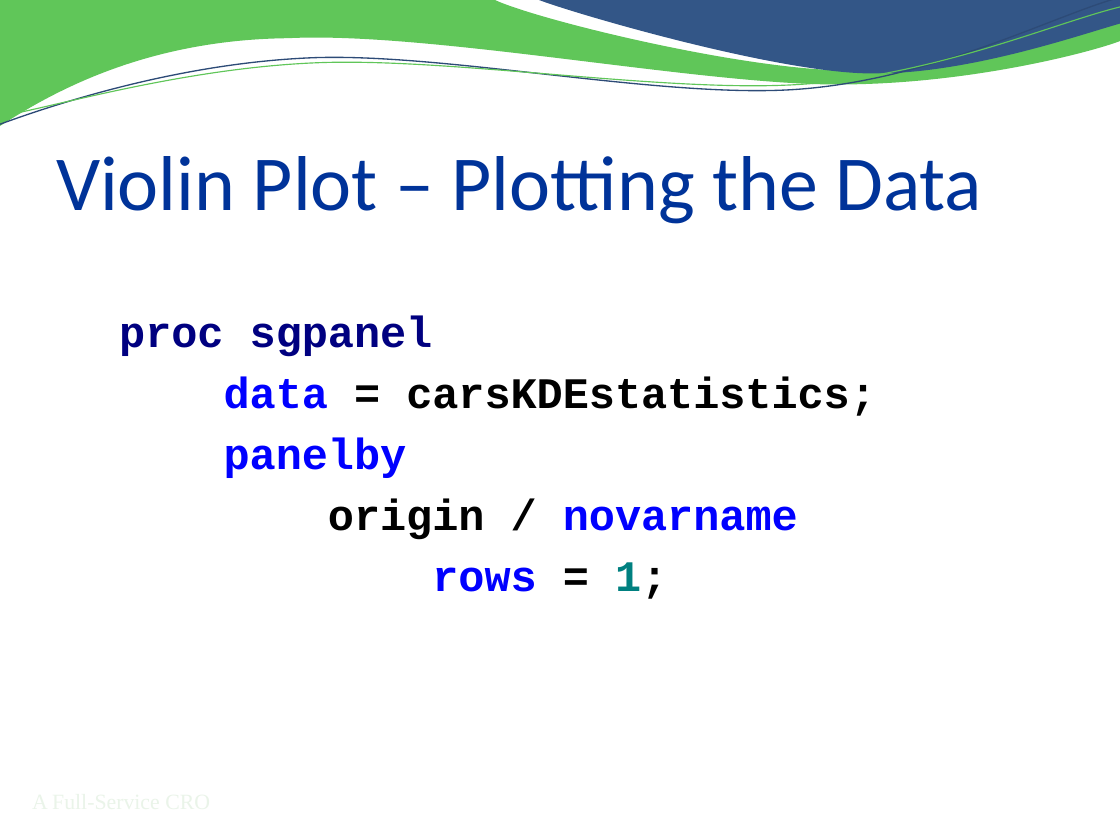
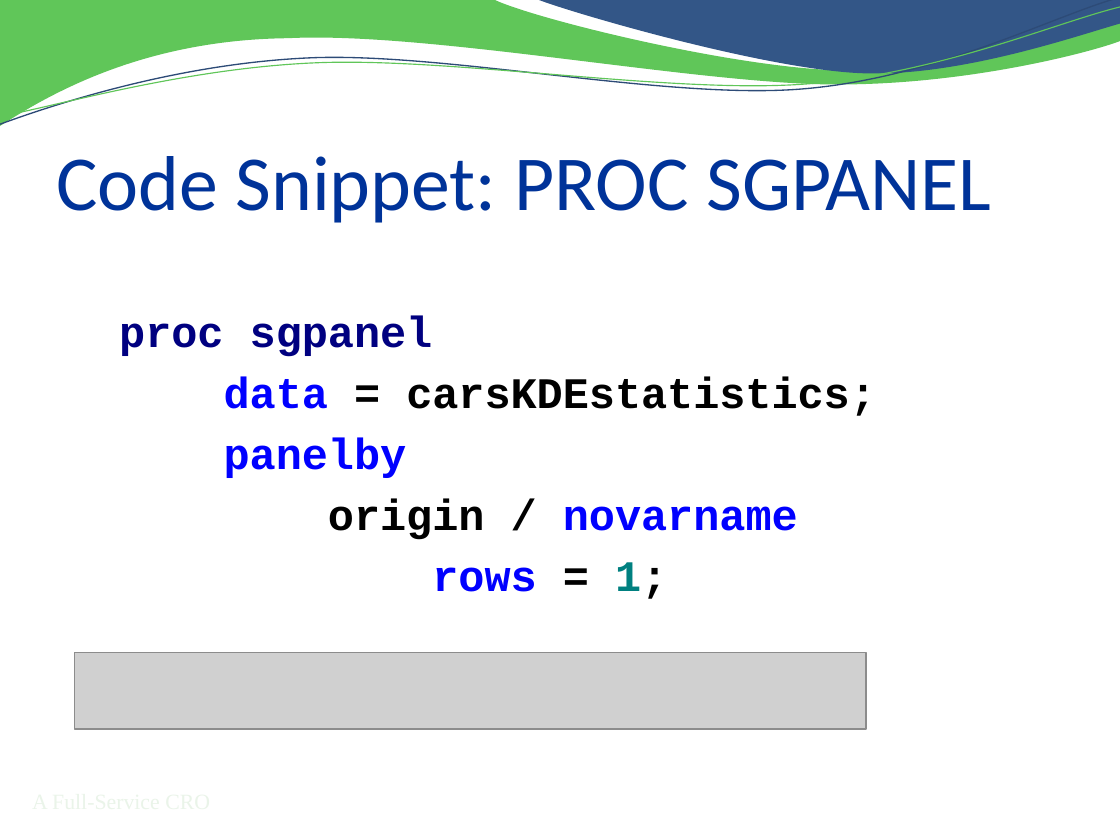
Before and after one commit to RhoInc/sas-violinPlot, a slide deck: slide 15 of doc/Presentation.pptx. Drawn at 1120x840 pixels with LibreOffice and Linux fonts; fonts in the diff are those of the drawing; grey boxes stand for pictures; background and template pictures are left out. Boxes give left, top, right and bottom in pixels: in the first picture for what was removed or moved away, otherwise in the second. Text is boxed around its words. In the diff, an @@ line names an element or a change of style, - is before the commit and + after.

```diff
--- a/doc/Presentation.pptx
+++ b/doc/Presentation.pptx
@@ title at box(56, 156, 991, 223): text changed @@
-Violin Plot – Plotting the Data
+Code Snippet: PROC SGPANEL
@@ picture added at box(75, 652, 867, 729) @@
```
Also in this commit, not shown: 12 other slides changed, 3 slides added, 2 slides removed.
